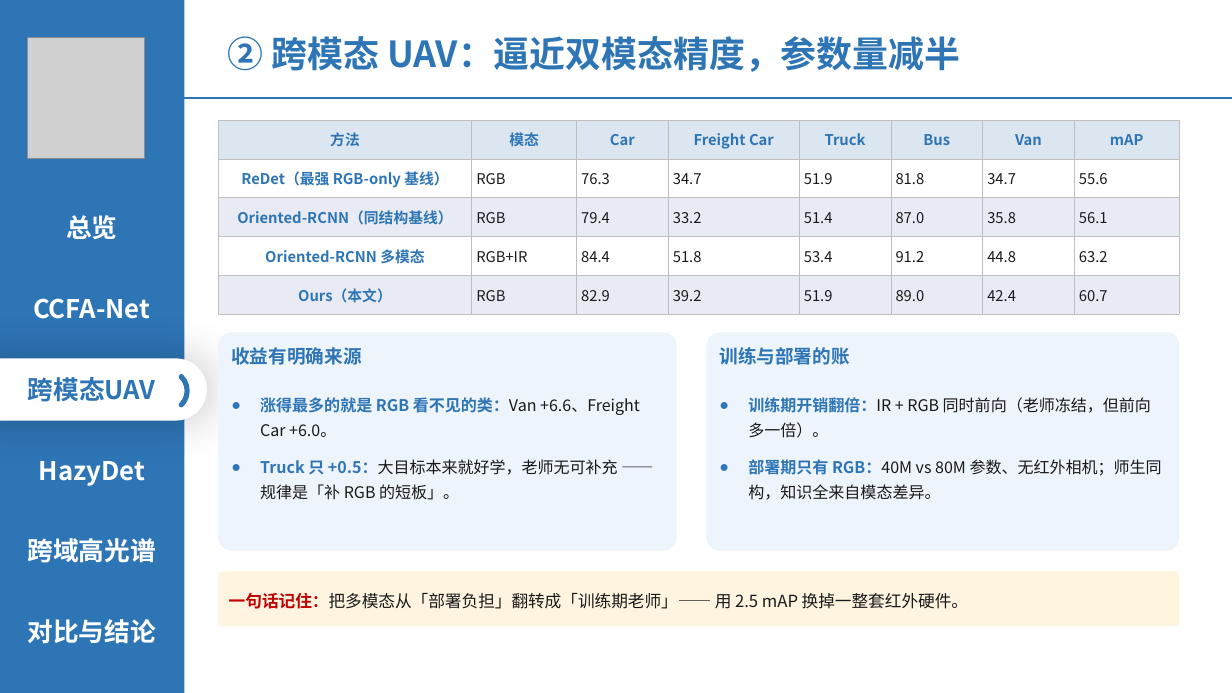
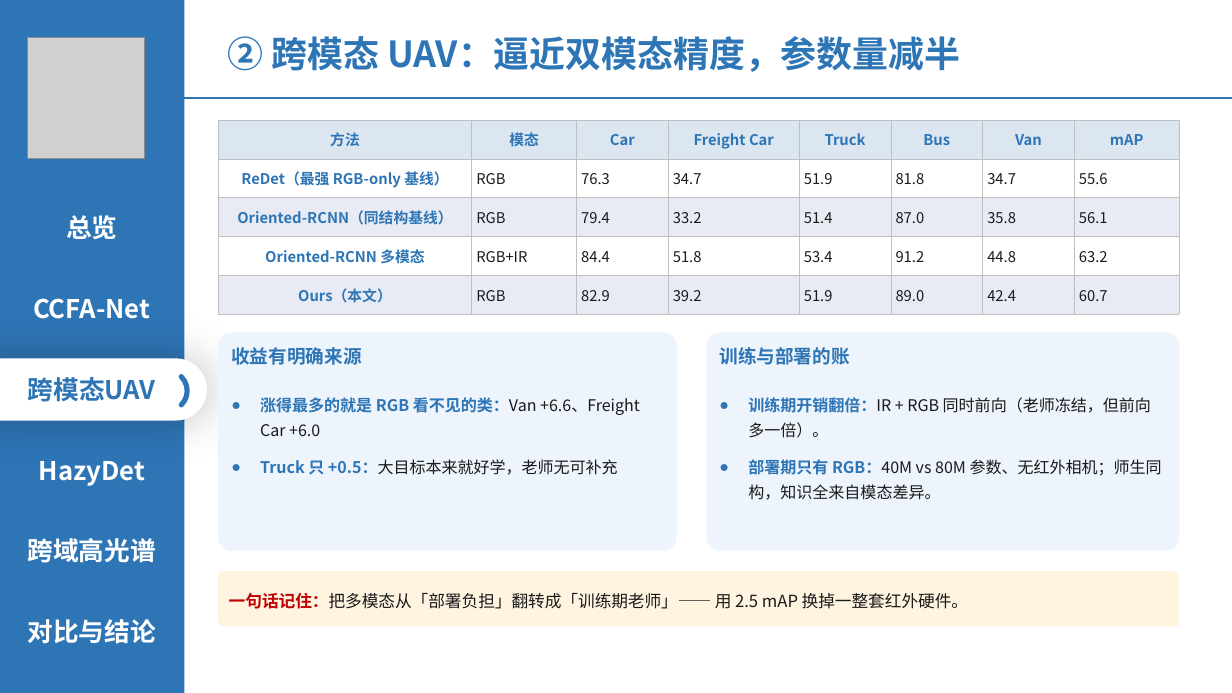
Before and after one commit to 139876/paper-notes, a slide deck: slide 10 of 论文精读/3-HazyDet精读/附件/四篇论文-组会汇报.pptx. Drawn at 1232x693 pixels with LibreOffice and Linux fonts; fonts in the diff are those of the drawing; grey boxes stand for pictures. Boxes give left, top, right and bottom in pixels: in the first picture for what was removed or moved away, otherwise in the second. Text is boxed around its words. In the diff, an @@ line names an element or a change of style, - is before the commit and + after.

```diff
--- a/论文精读/3-HazyDet精读/附件/四篇论文-组会汇报.pptx
+++ b/论文精读/3-HazyDet精读/附件/四篇论文-组会汇报.pptx
@@ text in rounded rectangle at <box>260,397,640,475</box>: text changed @@
-● 涨得最多的就是 RGB 看不见的类：Van +6.6、Freight Car +6.0。
-● Truck 只 +0.5：大目标本来就好学，老师无可补充 —— 规律是「补 RGB 的短板」。
+● 涨得最多的就是 RGB 看不见的类：Van +6.6、Freight Car +6.0
+● Truck 只 +0.5：大目标本来就好学，老师无可补充
```
Also in this commit, not shown: 5 other slides changed.
